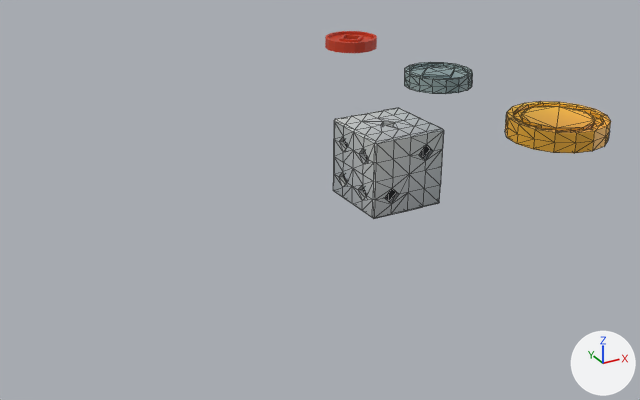
What one commit did to the glTF model res/models/props.glb.
One viewpoint serves both versions: a camera (50 mm lens) standing at (-4.09, -6.2, 2.87) and looking at (-0.09, 1.07, -0.77). The lights are fixed; the arrows at lower right show +X, +Y and +Z. The picture after the commit comes second. Mesh edges are drawn as thin lines on the coarser meshes.

Objects in the first picture: 'coin_a', 'coin_b', 'coin_c', 'dice_a'.
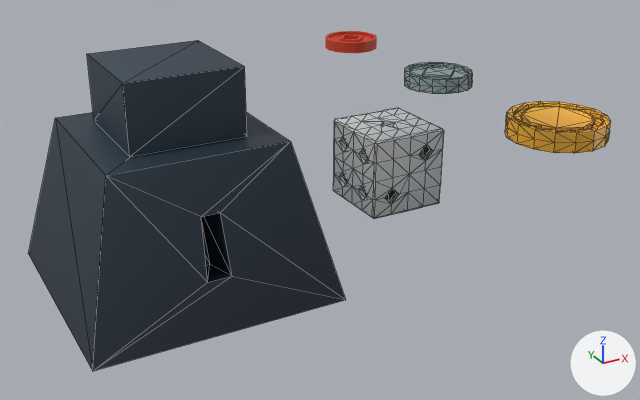
The newer file is also turned or shifted as a whole; pictures and numbers use the older file's frame.

Diff of the bpy script that builds the scene:
```diff
--- a/res/models/props.glb.py
+++ b/res/models/props.glb.py
@@ me_cube @@
+me_cube.from_pydata(...)  # 24 vertices, 40 faces; spans x -1.0..1.0, y -1.0..1.0, z -0.63..1.18
+me_cube.materials.append(mat_material)  # picture img_pineapple_32_3x
@@ ob_weight_a @@
+ob_weight_a = bpy.data.objects.new('weight_a', me_cube)
+ob_weight_a.location = (-2.0, 0.0, 0.0)
```

Location of each change, (x1, y1, x2, y2) in pixels of the pictures (640 x 400 px):
'weight_a', added
    after: (28, 40, 346, 371)
